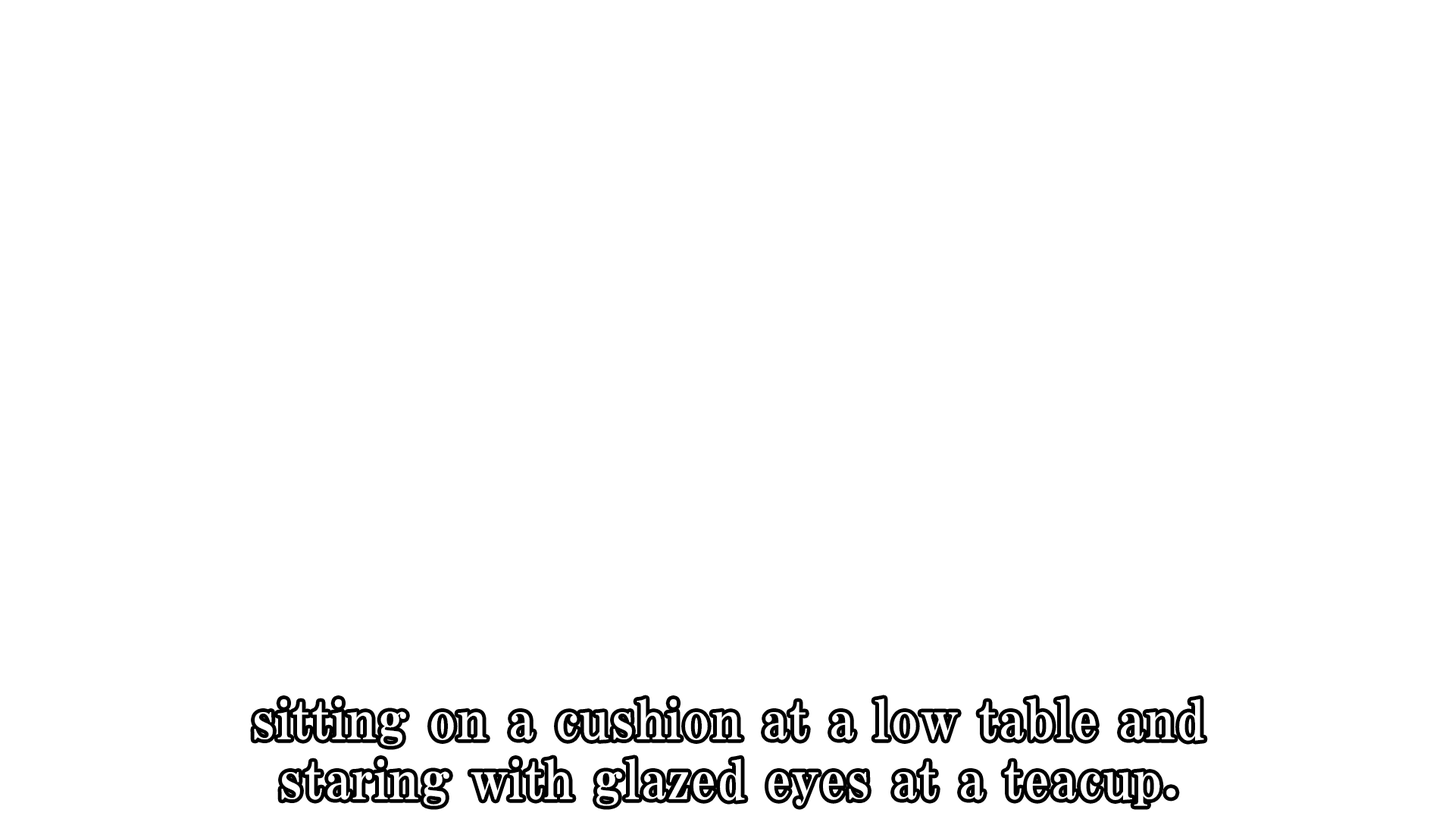
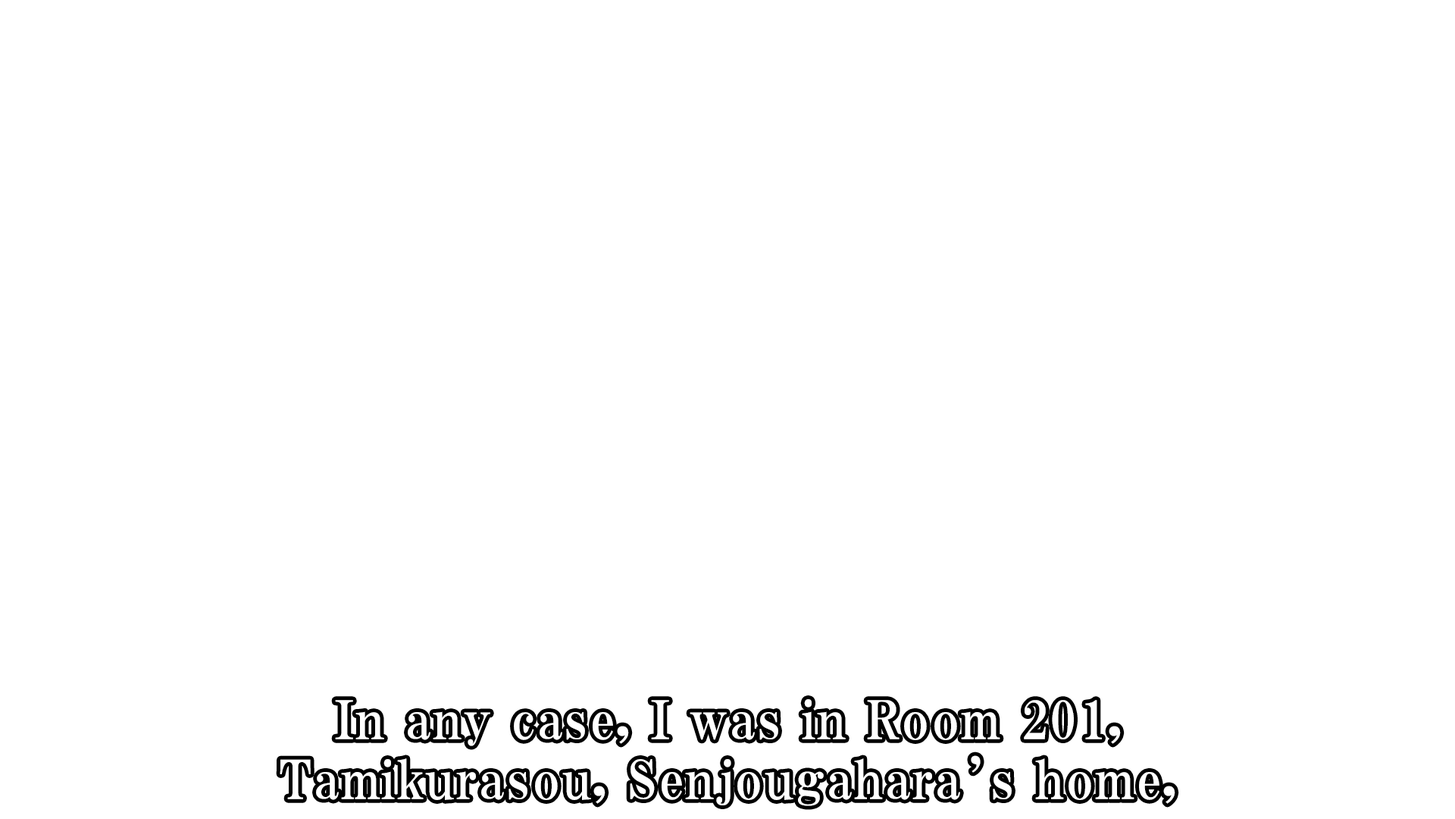
Revision of a layered 1455×819 image; what changed, layer by layer:
renamed "In any case, I was in Room 201, Tamikurasou, Senjogahara’s home" to "In any case, I was in Room 201, Tamikurasou, Senjougahara’s hom", showed it, painted on it over [279, 698, 1176, 806]
hid "sitting on a cushion at a low table and staring with glazed eye" over [253, 698, 1205, 806]
